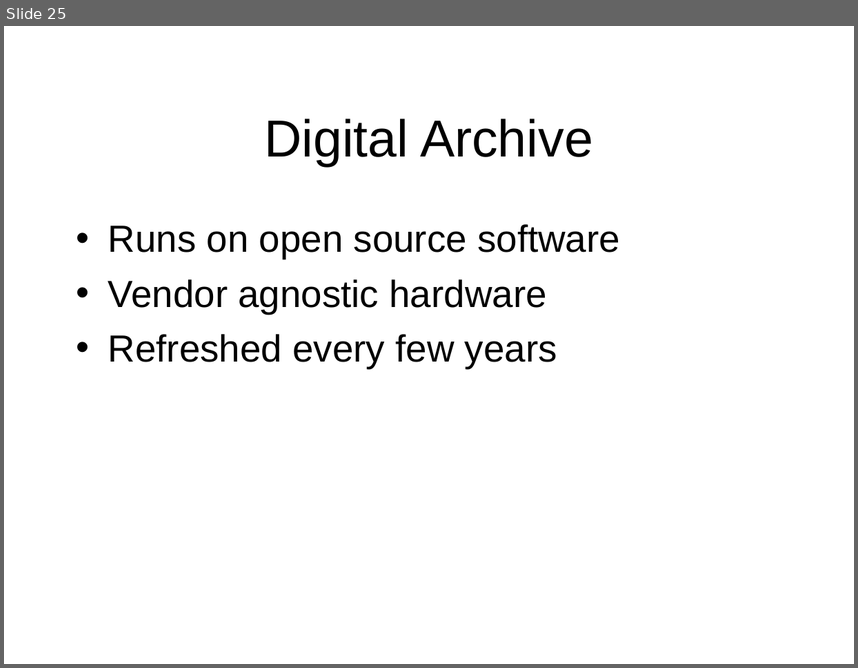
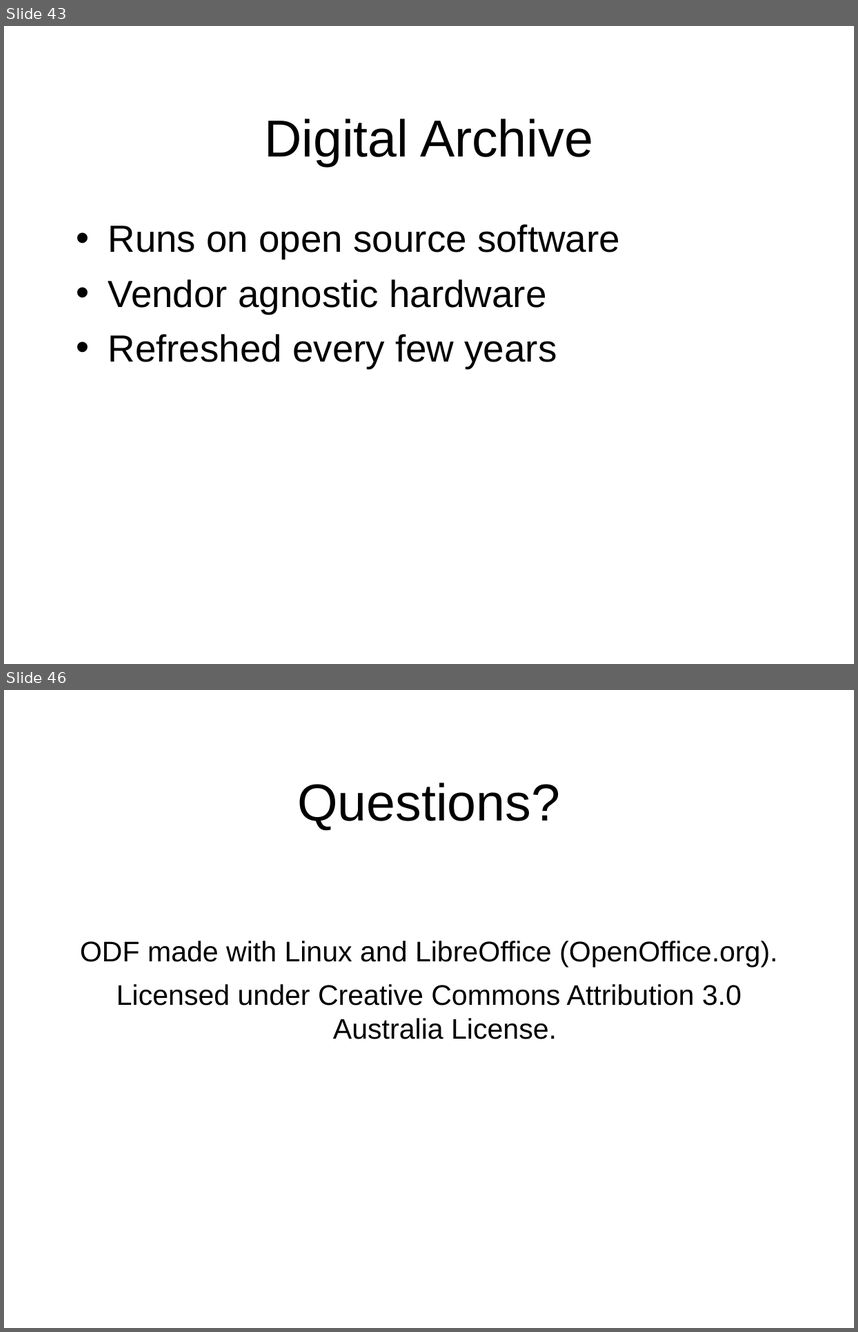
Before and after one commit to toneill/naa, a slide deck: doco/digital-preservation-chris-smart.odp. Shown one above the other, each under a label of ours: slide 25 before the commit, slides 43 and 46 after it; the slides between them are not shown. The pictures are 858x668 and 858x1332 pixels, drawn with LibreOffice and Linux fonts; fonts in the diff are those of the drawing; background and template pictures are left out. Boxes give left, top, right and bottom in pixels: in the first picture for what was removed or moved away, otherwise in the second. Text is boxed around its words. In the diff, an @@ line names an element or a change of style, - is before the commit and + after.

```diff
--- a/doco/digital-preservation-chris-smart.odp
+++ b/doco/digital-preservation-chris-smart.odp
@@ slide 46 added at bbox=[4, 690, 854, 1328], background picture (left out) @@
@@ title added at bbox=[297, 782, 560, 830], 44 pt, text #000000 @@
+Questions?
@@ text added at bbox=[80, 940, 777, 1039], 24 pt, text #000000 @@
+ODF made with Linux and LibreOffice (OpenOffice.org).
+Licensed under Creative Commons Attribution 3.0 Australia License.
@@ what was slide 25 is now slide 43 @@
```
Also in this commit, not shown: 8 slides changed, 18 other slides added.
